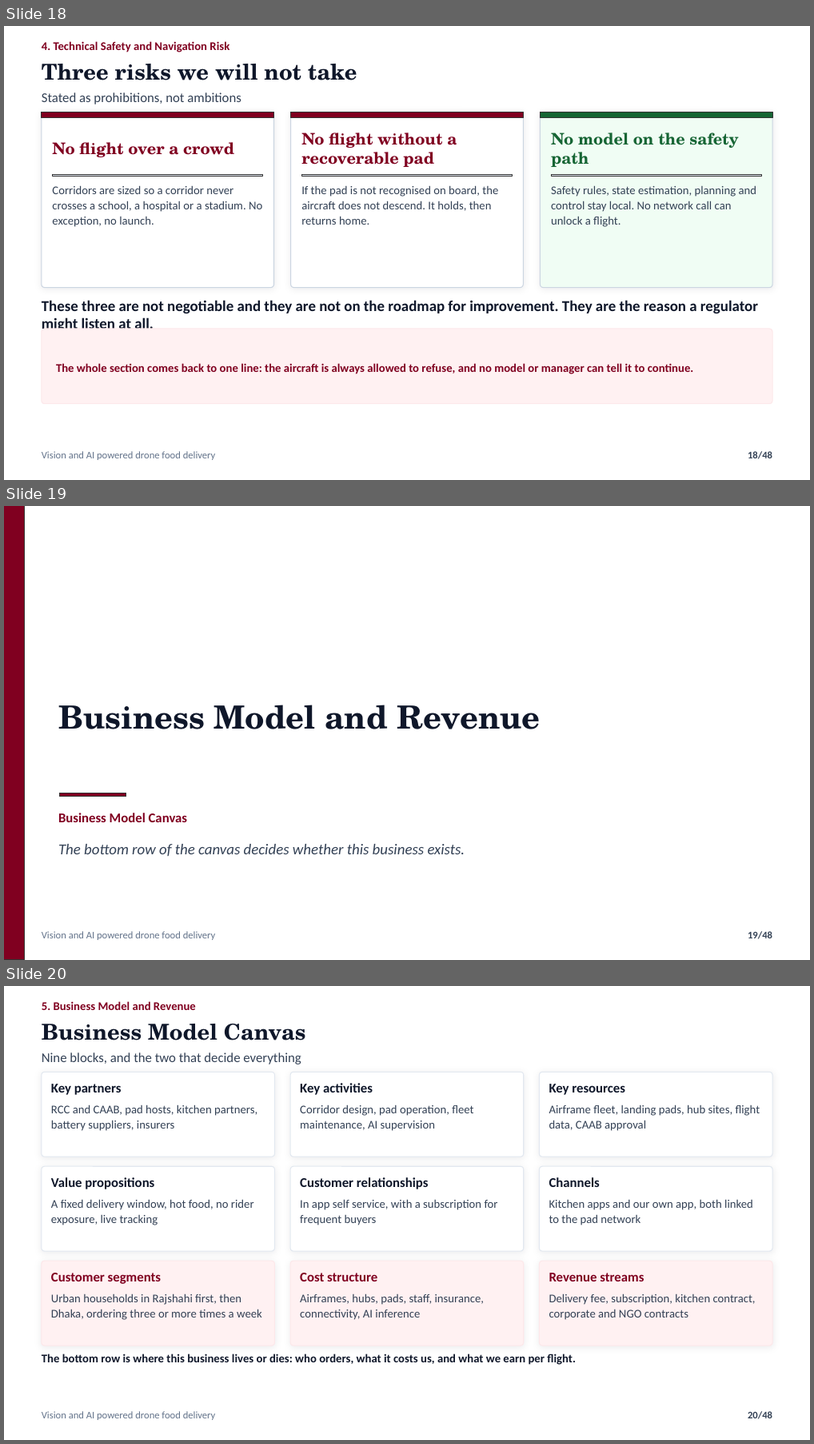
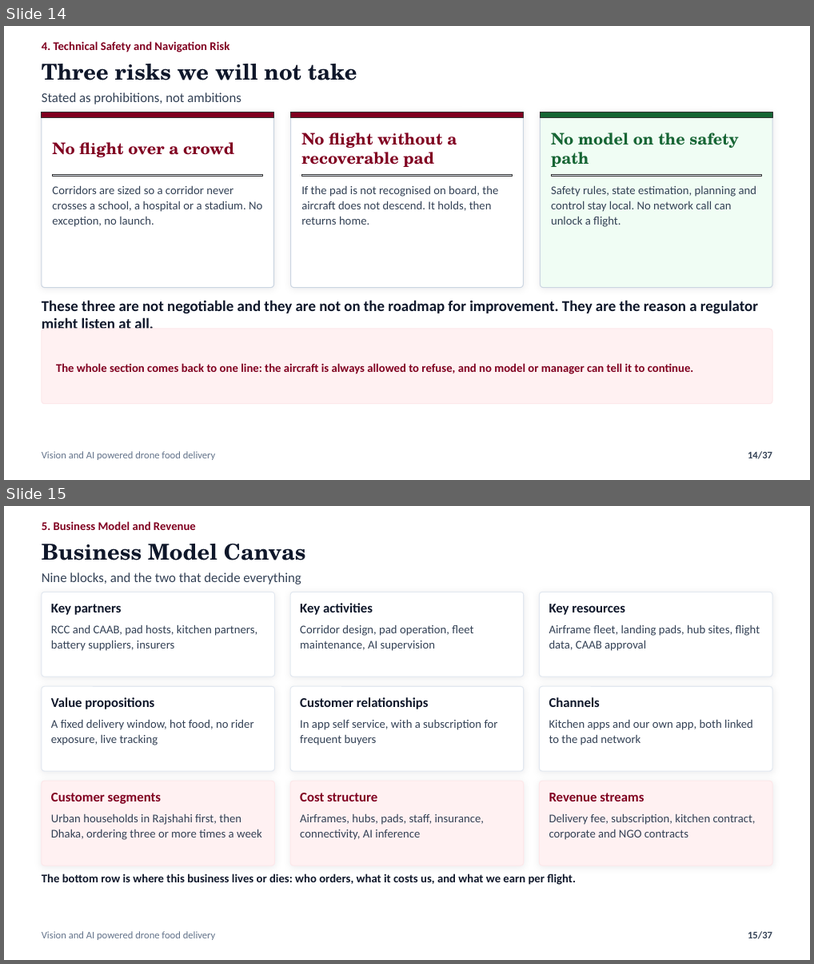
Before and after one commit to nafiskabbo/presentation-hum, a slide deck: output/AeroSetu_Group_Presentation-v1.pptx. Shown one above the other, each under a label of ours: slides 18, 19 and 20 before the commit, slides 14 and 15 after it. The pictures are 814x1444 and 814x964 pixels, drawn with LibreOffice and Linux fonts; fonts in the diff are those of the drawing. Boxes give left, top, right and bottom in pixels: in the first picture for what was removed or moved away, otherwise in the second. Text is boxed around its words. In the diff, an @@ line names an element or a change of style, - is before the commit and + after.

```diff
--- a/output/AeroSetu_Group_Presentation-v1.pptx
+++ b/output/AeroSetu_Group_Presentation-v1.pptx
@@ slide 19 removed at (x1=4, y1=506, x2=810, y2=960), background #FFFFFF @@
@@ rectangle removed at (x1=4, y1=506, x2=25, y2=960) @@
@@ text removed at (x1=58, y1=704, x2=541, y2=729) @@
-Business Model and Revenue
@@ rectangle removed at (x1=60, y1=792, x2=126, y2=796) @@
@@ text removed at (x1=58, y1=812, x2=188, y2=822) @@
-Business Model Canvas
@@ text removed at (x1=58, y1=844, x2=466, y2=856) @@
-The bottom row of the canvas decides whether this business exists.
@@ text removed at (x1=42, y1=931, x2=216, y2=940) @@
-Vision and AI powered drone food delivery
@@ page number removed at (x1=748, y1=931, x2=773, y2=939) @@
-19/48
@@ what was slide 18 is now slide 14 @@
@@ page number at (x1=748, y1=451, x2=773, y2=459): text changed @@
-18/48
+14/37
@@ what was slide 20 is now slide 15 @@
@@ page number at (x1=748, y1=931, x2=773, y2=939): text changed @@
-20/48
+15/37
```
Also in this commit, not shown: 1 slide changed, 10 other slides removed, 4 other files.
